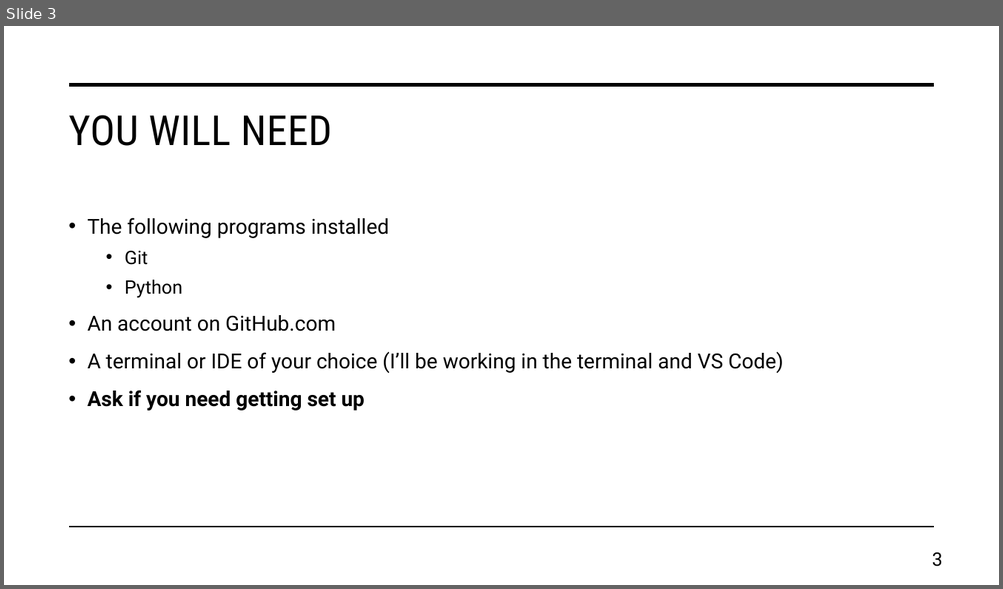
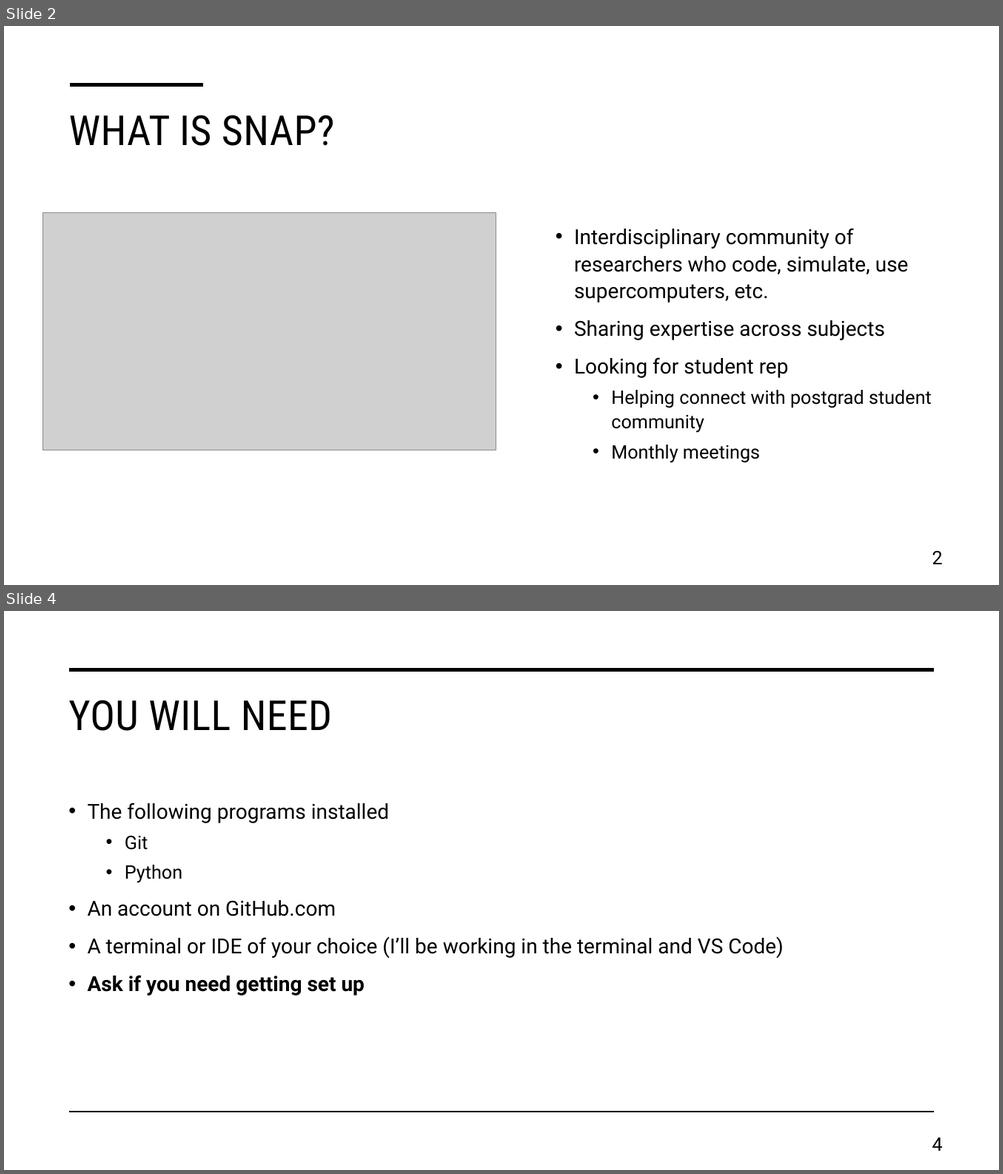
Before and after one commit to daniel-wrench/snap-research-template, a slide deck: doc/workshop_slides.pptx. Shown one above the other, each under a label of ours: slide 3 before the commit, slides 2 and 4 after it; the slides between them are not shown. The pictures are 1003x589 and 1003x1174 pixels, drawn with LibreOffice and Linux fonts; fonts in the diff are those of the drawing; grey boxes stand for pictures. Boxes give left, top, right and bottom in pixels: in the first picture for what was removed or moved away, otherwise in the second. Text is boxed around its words. In the diff, an @@ line names an element or a change of style, - is before the commit and + after.

```diff
--- a/doc/workshop_slides.pptx
+++ b/doc/workshop_slides.pptx
@@ slide 2 added at box(4, 26, 999, 585), background #FFFFFF @@
@@ line added from (70, 85) to (203, 85), #000000 3.5 pt @@
@@ title added at box(69, 115, 335, 146), 40 pt, text #000000 @@
+WHAT IS SNAP?
@@ picture added at box(42, 212, 495, 451) @@
@@ text added at box(574, 228, 931, 463), 20 pt, text #000000 @@
+• Interdisciplinary community of researchers who code, simulate, use supercomputers, etc.
+• Sharing expertise across subjects
+• Looking for student rep
+  • Helping connect with postgrad student community
+  • Monthly meetings
@@ page number added at box(932, 551, 942, 565), 18 pt, text #000000 @@
+2
@@ what was slide 3 is now slide 4 @@
@@ page number at box(932, 1138, 942, 1151): text changed @@
-3
+4
```
Also in this commit, not shown: 4 slides changed, 4 other slides added, 3 other files.
